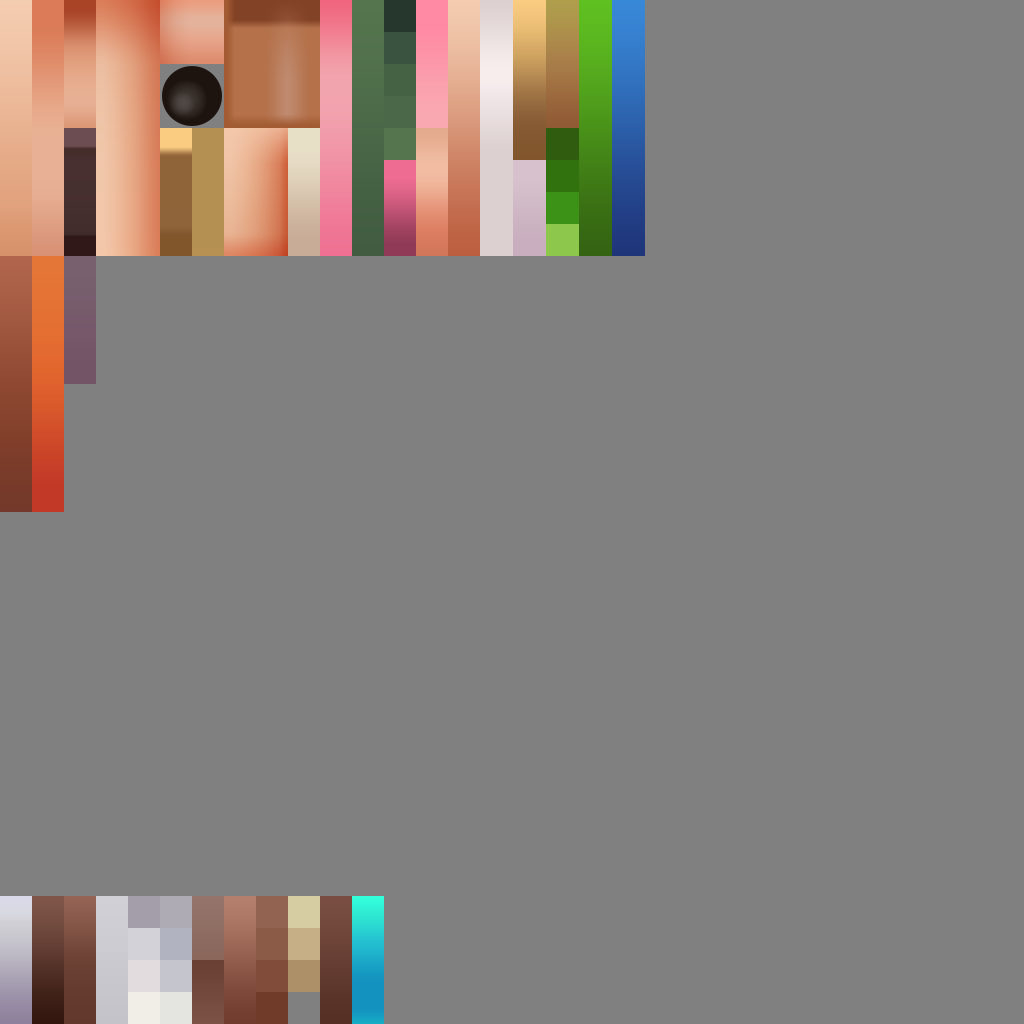
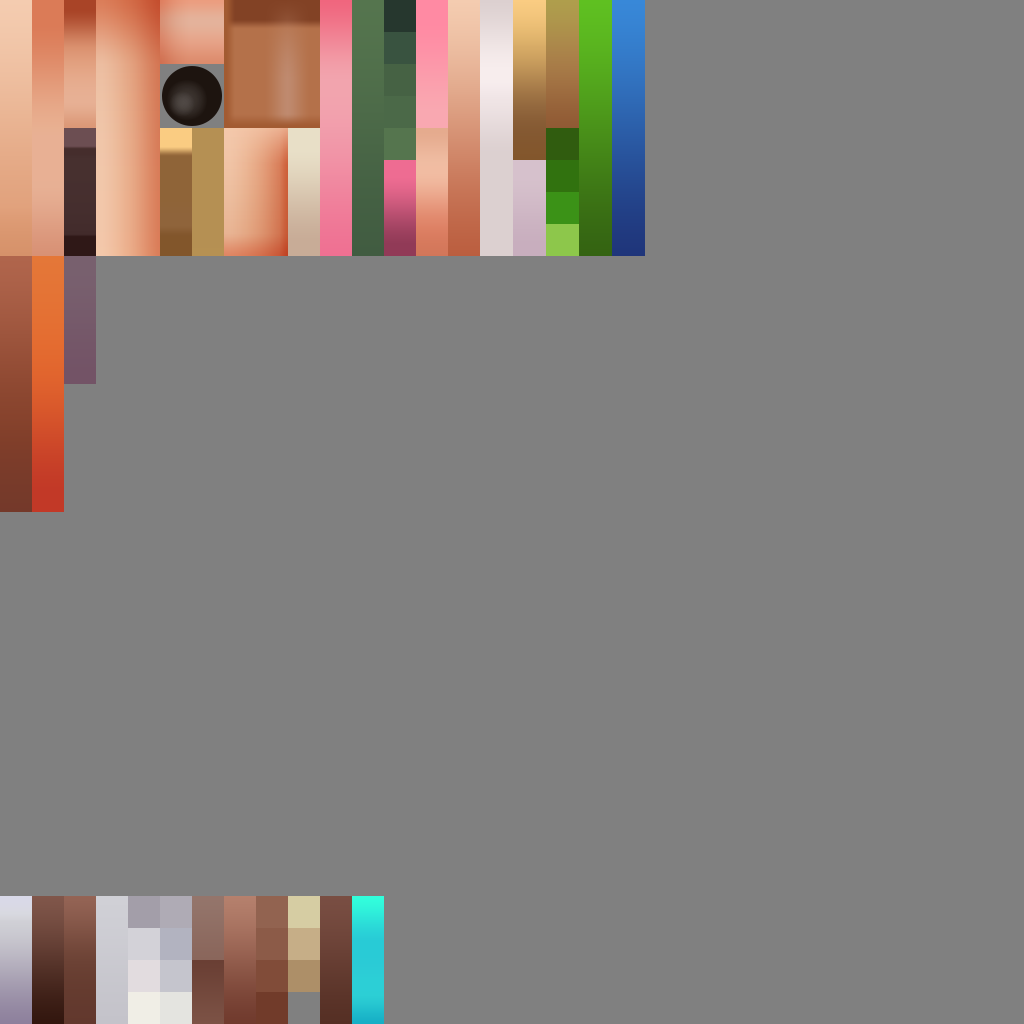
Two versions of the same layered image (1024px x 1024px). Layer-by-layer changes:
pixels changed over [352, 903, 384, 1023] (layer not identified)
